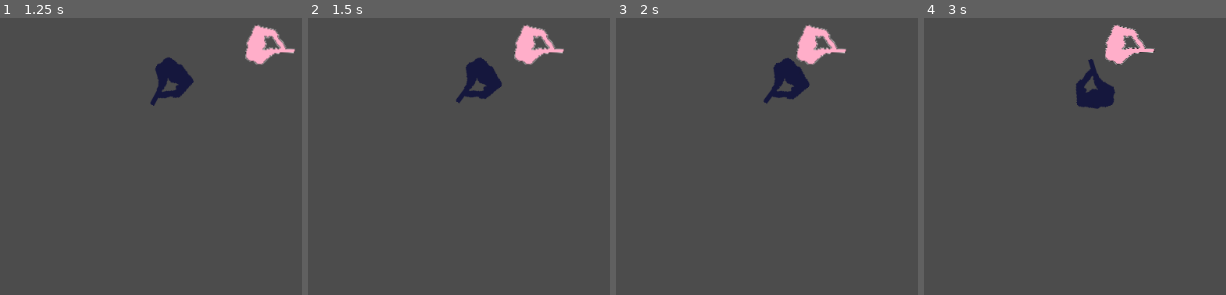
Above: before the commit, frames 1-4 (left to right).
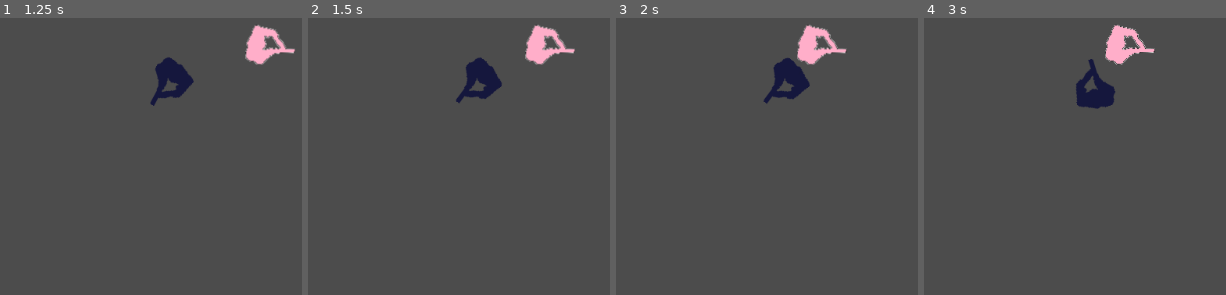
Above: after the commit, the same moments.

Repository: JoeWar99/RetroJam19-PSI
Game: Godot game, scene res://World.tscn
Two runs of this game, one before a commit and one after it. Both use one fixed random seed, a clock stepped at 60 frames per second and the inputs below.
Inputs:
- Up to frame 1 (1.25 s): tap Enter at 0.5 s; hold D (move_right_chase) from 0.53 s (still down)
- Up to frame 2 (1.5 s): release D (move_right_chase) at 1.28 s; hold Down (move_down_run) from 1.28 s (still down)
- Up to frame 3 (2 s): keep holding Down (move_down_run)
- Up to frame 4 (3 s): tap Space at 2 s; release Down (move_down_run) at 2.03 s; hold D (move_right_chase) 2.03-2.78 s; hold W (move_up_chase) from 2.78 s (still down)

Frame 1 is identical in both runs. In frame 2, 1.5% of the frame differs, in the area x 68-89%, y 2-17%; in frame 3, 0.1%; in frame 4, 0.2%.

Commit message:
Updated characters speed

Diff:
--- a/src/Gaja.gd
+++ b/src/Gaja.gd
@@ -1,6 +1,6 @@
 extends KinematicBody2D
 
-const MOVE_SPEED = 250
+const MOVE_SPEED = 180
 const TURN_ANGLE = PI / 64
 
 # Declare member variables here. Examples:
--- a/src/Gajo.gd
+++ b/src/Gajo.gd
@@ -1,7 +1,7 @@
 
 extends KinematicBody2D
 
-const MOVE_SPEED = 250
+const MOVE_SPEED = 180
 const TURN_ANGLE = PI / 64
 
 # Declare member variables here. Examples:
--- a/src/World.tscn
+++ b/src/World.tscn
@@ -15,6 +15,7 @@
 position = Vector2( 573.207, 292.982 )
 
 [node name="Gajo" type="KinematicBody2D" parent="."]
+editor/display_folded = true
 script = ExtResource( 1 )
 
 [node name="Sprite" type="Sprite" parent="Gajo"]
@@ -24,6 +25,7 @@
 shape = SubResource( 1 )
 
 [node name="Gaja" type="KinematicBody2D" parent="."]
+editor/display_folded = true
 position = Vector2( 130, -52.0002 )
 script = ExtResource( 3 )
 
@@ -34,3 +36,6 @@
 [node name="CollisionShape2D" type="CollisionShape2D" parent="Gaja"]
 position = Vector2( 0.71582, -0.145538 )
 shape = SubResource( 2 )
+
+[node name="TileMap" type="TileMap" parent="."]
+format = 1
--- a/src/project.godot
+++ b/src/project.godot
@@ -17,8 +17,6 @@
 
 config/name="Personal Space Invader"
 run/main_scene="res://World.tscn"
-
-config/icon="res://icon.png"
 
 [input]
 
@@ -47,11 +45,6 @@
 "events": [ Object(InputEventKey,"resource_local_to_scene":false,"resource_name":"","device":0,"alt":false,"shift":false,"control":false,"meta":false,"command":false,"pressed":false,"scancode":16777232,"unicode":0,"echo":false,"script":null)
  ]
 }
-move_down_run={
-"deadzone": 0.5,
-"events": [ Object(InputEventKey,"resource_local_to_scene":false,"resource_name":"","device":0,"alt":false,"shift":false,"control":false,"meta":false,"command":false,"pressed":false,"scancode":16777234,"unicode":0,"echo":false,"script":null)
- ]
-}
 move_left_run={
 "deadzone": 0.5,
 "events": [ Object(InputEventKey,"resource_local_to_scene":false,"resource_name":"","device":0,"alt":false,"shift":false,"control":false,"meta":false,"command":false,"pressed":false,"scancode":16777231,"unicode":0,"echo":false,"script":null)
@@ -62,6 +55,11 @@
 "events": [ Object(InputEventKey,"resource_local_to_scene":false,"resource_name":"","device":0,"alt":false,"shift":false,"control":false,"meta":false,"command":false,"pressed":false,"scancode":16777233,"unicode":0,"echo":false,"script":null)
  ]
 }
+move_down_run={
+"deadzone": 0.5,
+"events": [ Object(InputEventKey,"resource_local_to_scene":false,"resource_name":"","device":0,"alt":false,"shift":false,"control":false,"meta":false,"command":false,"pressed":false,"scancode":16777234,"unicode":0,"echo":false,"script":null)
+ ]
+}
 
 [rendering]
 
